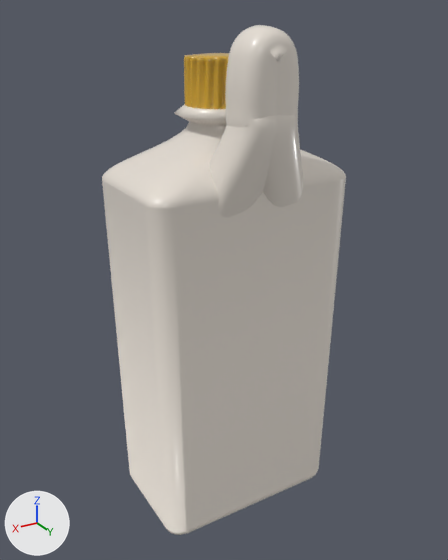
A saved change to the glTF model public/case-study/model/oil-bottle-procedural.glb.
Before and after are seen from a 50 mm lens placed at (0.212, 0.353, 0.353), pointed at (0.002, 0.002, 0.178). Lighting does not change. The marker at lower left points along +X, +Y and +Z. The first picture is the older version. Where no turn or scale is listed for an object, it has been applied to the vertices. Vertices at exactly the same position are counted once.

The first picture shows 'Body', 'Cap', 'Handle', 'Neck', 'Shoulder'.
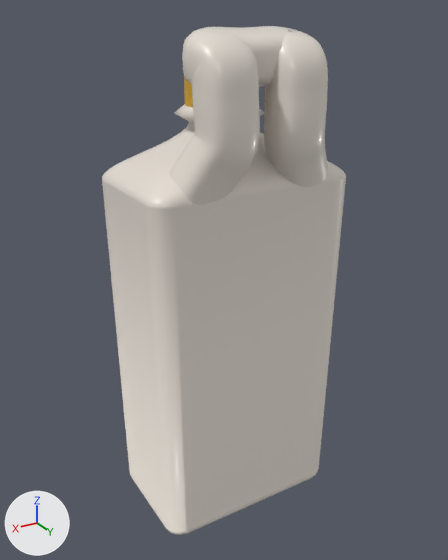
What differs and where, as boxes (x1, y1, x2, y2) in the pictures (448 x 560 px):
'Handle', reshaped
    before: (209, 25, 303, 218)
    after: (169, 26, 329, 206)
'Cap', unchanged, covered by the edit
    before: (184, 53, 229, 109)
    after: (184, 76, 193, 108)

The change, as a list of edits to the scene's bpy script:
```text
Change me_handle:
    used by ob_handle; location = (0.0, 0.0, 0.0)
    remove me_handle.from_pydata(...)  # 3168 vertices, 6332 faces; spans x -0.055..0.055, y 0.0..0.059, z 0.194..0.347
    add me_handle.from_pydata(...)  # 3168 vertices, 6332 faces; spans x -0.07..0.07, y -0.003..0.058, z 0.173..0.346
    me_handle part 1: 3168 of 3168 vertices moved; they spanned x -0.055..0.055, y 0.0..0.059, z 0.194..0.347 and now span x -0.07..0.07, y -0.003..0.058, z 0.173..0.346; mean shift (0.0, -0.005, -0.006)
```
